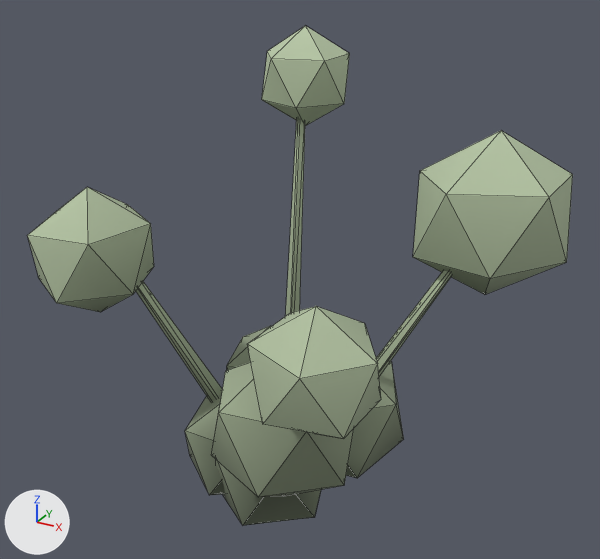
Renders of the glTF model html/assets/models/shrub_irregular.glb from each side of a commit.
The view is the same before and after, from a 50 mm camera at (0.775, -1.338, 1.223) aimed at (0.038, 0.002, 0.553). The axes (+X, +Y, +Z) are drawn at lower left. The lights are the same throughout. The older version comes first. Mesh edges are drawn as thin lines. Vertices at exactly the same position are counted once.

The first picture shows 'bark', 'foliage'.
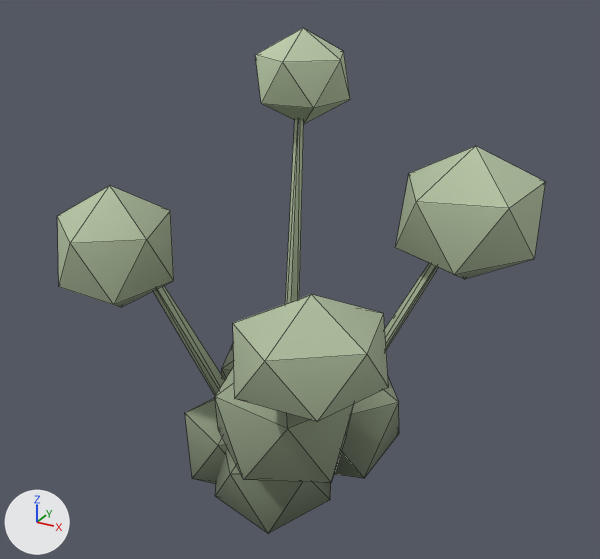
What differs and where, as boxes [x1, y1, x2, y2] in the pictures (600 x 559 px; the box of a moved part takes in the faces that stretch with it):
'foliage', reshaped (11% narrower)
    before: [27, 26, 573, 525]
    after: [57, 28, 545, 533]
'bark', reshaped (mostly hidden)
    before: [136, 119, 452, 400]
    after: [153, 119, 439, 395]
part 2 of me_foliage, moved or reshaped
    before: [185, 306, 404, 525]
    after: [185, 294, 399, 533]
part 3 of me_foliage, moved or reshaped
    before: [413, 131, 573, 295]
    after: [395, 146, 545, 279]
part 4 of me_foliage, moved or reshaped
    before: [262, 26, 350, 126]
    after: [255, 28, 350, 124]
part 5 of me_foliage, moved or reshaped
    before: [27, 187, 154, 312]
    after: [57, 185, 174, 307]

The edits, one by one:
me_bark is used by ob_bark; location (0.0, 0.0, 0.0).
me_bark had 37 vertices, 64 faces and spanned x -0.276..0.351, y -0.368..0.351, z 0.0..0.893.
me_bark now has 37 vertices, 64 faces and spans x -0.246..0.313, y -0.328..0.313, z 0.0..0.899.
me_bark part 1: the whole mesh is rebuilt.
me_foliage is used by ob_foliage; location (0.0, 0.0, 0.0).
me_foliage had 108 vertices, 180 faces and spanned x -0.389..0.5, y -0.451..0.422, z 0.04..1.0.
me_foliage now has 108 vertices, 180 faces and spans x -0.37..0.449, y -0.432..0.393, z 0.049..1.0.
me_foliage part 2: 72 of 108 vertices moved; they spanned x -0.165..0.364, y -0.451..0.247, z 0.04..0.689 and now span x -0.181..0.345, y -0.432..0.237, z 0.049..0.687; mean shift (-0.007, 0.012, 0.001); largest move (0.286, -0.451, 0.627) -> (0.11, -0.351, 0.628).
Part 3, on me_foliage:
Vertex 12 of me_foliage moves from (0.347, 0.249, 0.488) at pixel (484, 294) to (0.308, 0.221, 0.526) at pixel (464, 279).
Vertex 13 of me_foliage moves from (0.5, 0.27, 0.585) at pixel (566, 262) to (0.203, 0.33, 0.604).
Vertex 14 of me_foliage moves from (0.39, 0.116, 0.585) at pixel (490, 278) to (0.366, 0.377, 0.604).
Vertex 15 of me_foliage moves from (0.22, 0.146, 0.585) at pixel (412, 257) to (0.449, 0.209, 0.604) at pixel (534, 258).
Vertex 16 of me_foliage moves from (0.226, 0.318, 0.585) to (0.337, 0.058, 0.604) at pixel (454, 274).
Vertex 17 of me_foliage moves from (0.399, 0.395, 0.585) to (0.186, 0.133, 0.604) at pixel (395, 247).
Vertex 18 of me_foliage moves from (0.468, 0.18, 0.742) at pixel (549, 197) to (0.279, 0.385, 0.731).
Vertex 19 of me_foliage moves from (0.295, 0.103, 0.742) at pixel (446, 194) to (0.431, 0.31, 0.731) at pixel (545, 181).
Vertex 20 of me_foliage moves from (0.194, 0.228, 0.742) at pixel (419, 170) to (0.413, 0.113, 0.731) at pixel (509, 208).
Vertex 21 of me_foliage moves from (0.304, 0.382, 0.742) to (0.251, 0.066, 0.731) at pixel (416, 201).
Vertex 22 of me_foliage moves from (0.474, 0.352, 0.742) at pixel (572, 174) to (0.168, 0.234, 0.731) at pixel (408, 173).
Vertex 23 of me_foliage moves from (0.347, 0.249, 0.839) at pixel (501, 130) to (0.308, 0.221, 0.81) at pixel (475, 145).
me_foliage part 4: 12 of 108 vertices moved; they spanned x -0.226..-0.027, y 0.229..0.422, z 0.779..1.0 and now span x -0.213..-0.012, y 0.185..0.393, z 0.791..1.0; mean shift (0.014, -0.036, 0.006); largest move (-0.226, 0.328, 0.939) -> (-0.207, 0.245, 0.942).
me_foliage part 5: 12 of 108 vertices moved; they spanned x -0.389..-0.175, y -0.352..-0.114, z 0.505..0.762 and now span x -0.37..-0.131, y -0.335..-0.078, z 0.513..0.763; mean shift (0.031, 0.026, 0.004); largest move (-0.383, -0.284, 0.576) -> (-0.37, -0.158, 0.582).
